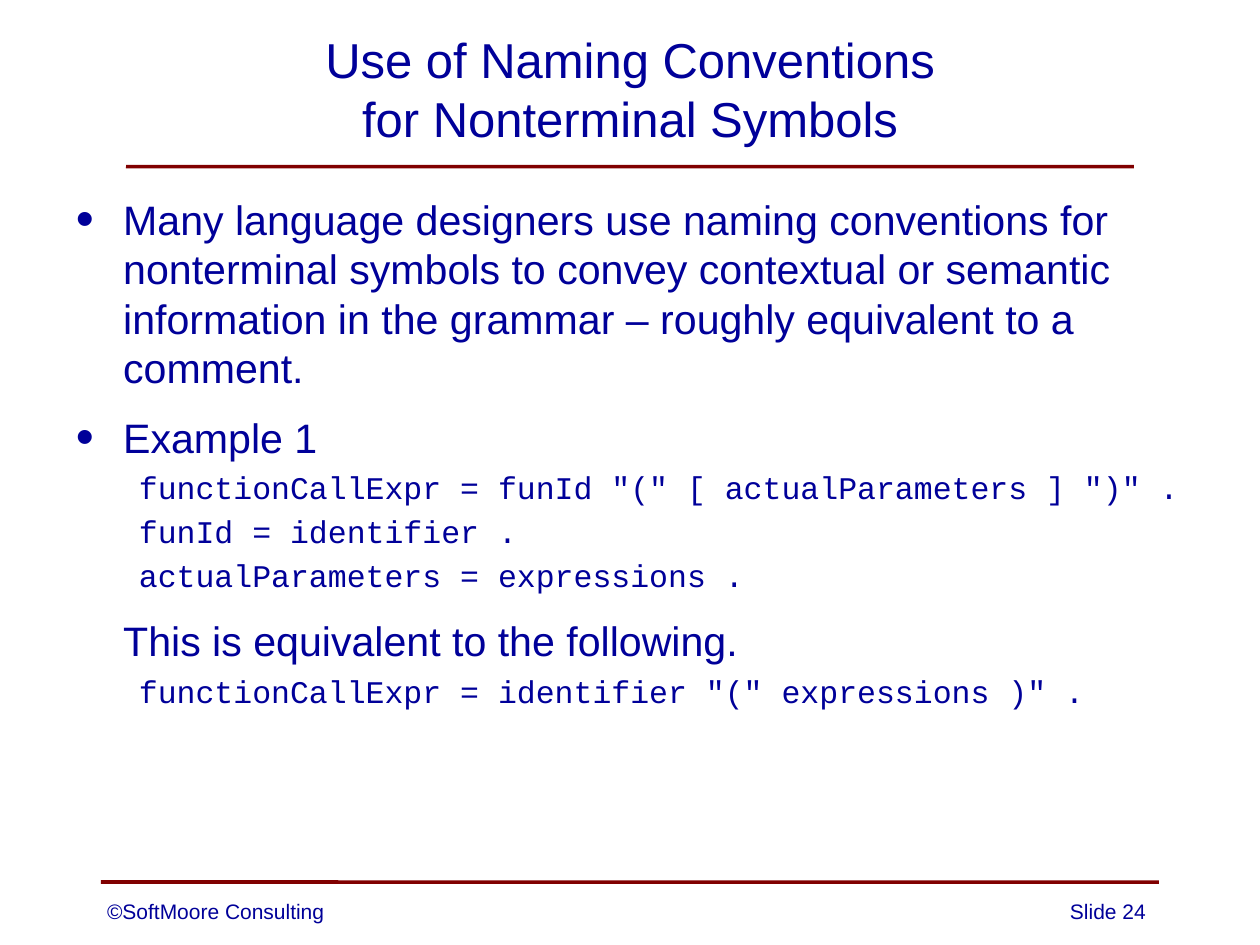
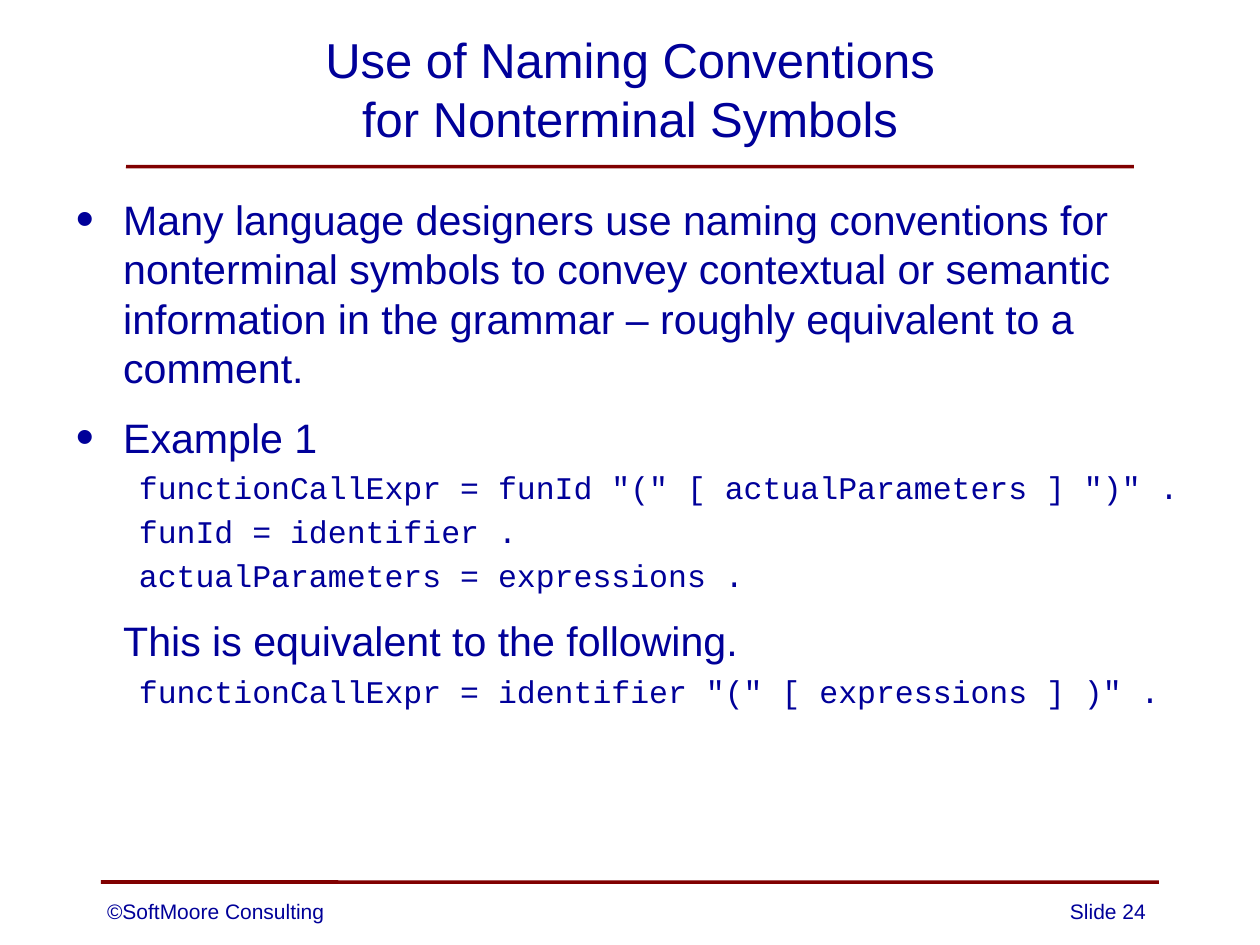
Before and after one commit to SoftMoore/CPRL-Kt-2nd, a slide deck: slide 24 of PowerPoints/03 - Context-Free Grammars.pptx. Drawn at 1260x945 pixels with LibreOffice and Linux fonts; fonts in the diff are those of the drawing. Boxes give left, top, right and bottom in pixels: in the first picture for what was removed or moved away, otherwise in the second. Text is boxed around its words. In the diff, an @@ line names an element or a change of style, - is before the commit and + after.

```diff
--- a/PowerPoints/03 - Context-Free Grammars.pptx
+++ b/PowerPoints/03 - Context-Free Grammars.pptx
@@ text at [139, 680, 1027, 710]: text changed @@
-  functionCallExpr = identifier "(" expressions )" .
+  functionCallExpr = identifier "(" [ expressions ] )" .
```
Also in this commit, not shown: 1 other slide changed.
